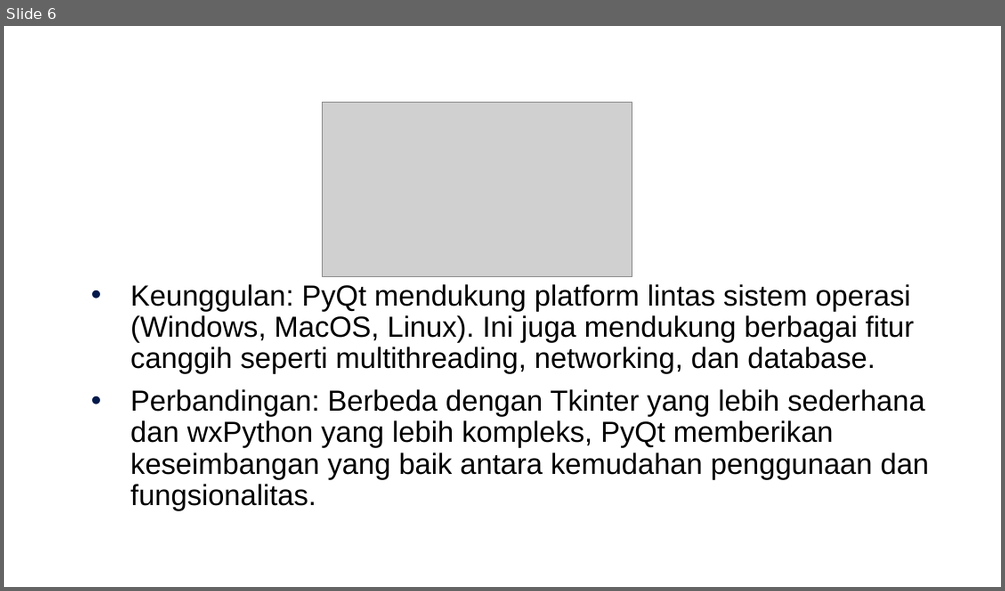
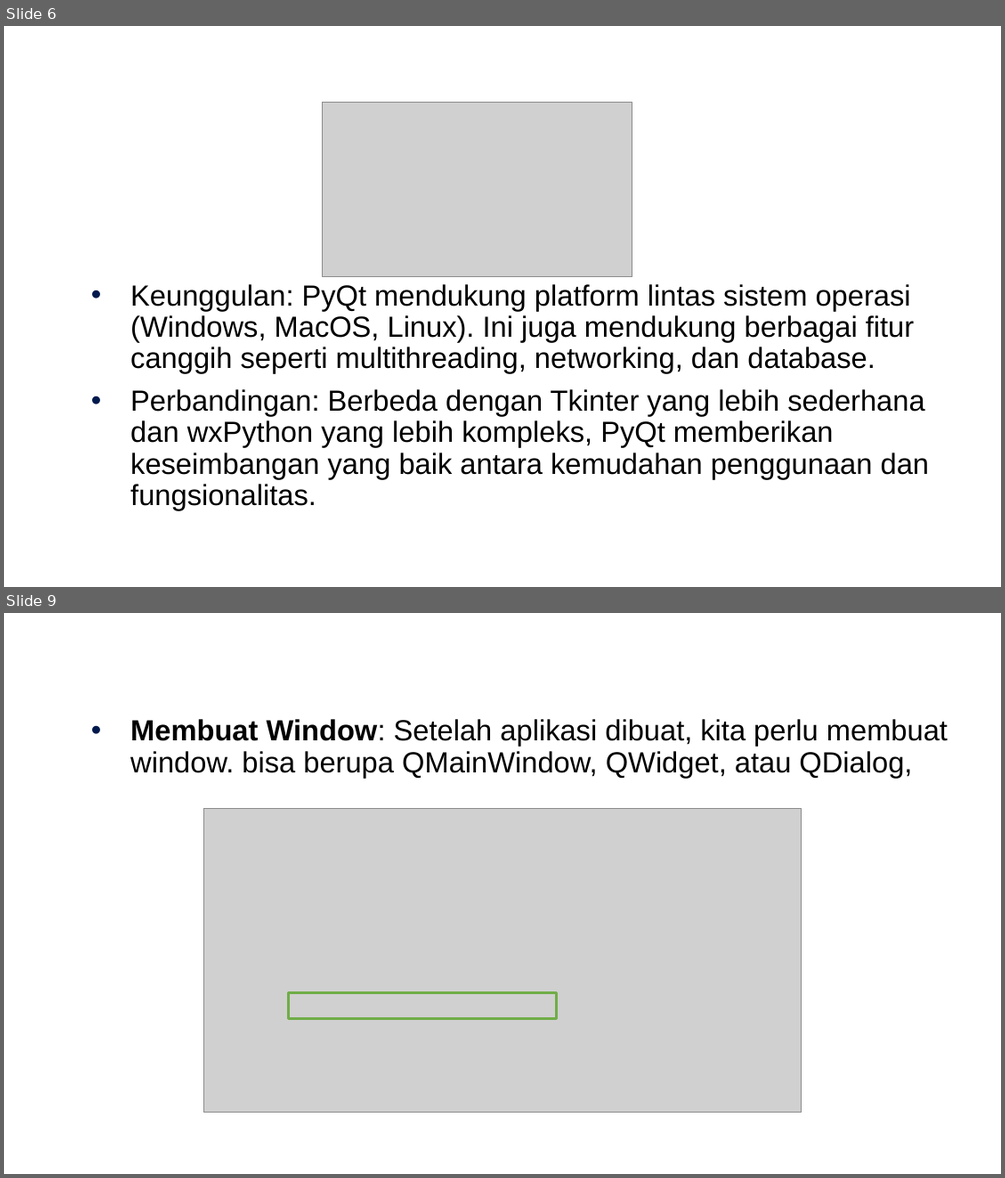
Before and after one commit to arifsetwn/modul_python_pbo, a slide deck: Bab 8 - PyQt.pptx. Shown one above the other, each under a label of ours: slide 6 before the commit, slides 6 and 9 after it; the slides between them are not shown. The pictures are 1005x591 and 1005x1178 pixels, drawn with LibreOffice and Linux fonts; fonts in the diff are those of the drawing; grey boxes stand for pictures; background and template pictures are left out. Boxes give left, top, right and bottom in pixels: in the first picture for what was removed or moved away, otherwise in the second. Text is boxed around its words. In the diff, an @@ line names an element or a change of style, - is before the commit and + after.

```diff
--- a/Bab 8 - PyQt.pptx
+++ b/Bab 8 - PyQt.pptx
@@ slide 9 added at <box>4,613,1001,1174</box>, background #FFFFFF @@
@@ text added at <box>130,719,947,778</box>, 21 pt, text #000000 @@
+• Membuat Window: Setelah aplikasi dibuat, kita perlu membuat window. bisa berupa QMainWindow, QWidget, atau QDialog,
@@ picture added at <box>203,809,801,1112</box> @@
@@ rectangle added at <box>289,993,558,1019</box>, outline #70AD47 2 pt @@
```
Also in this commit, not shown: 7 other slides added, 1 slide removed, 15 other files.
